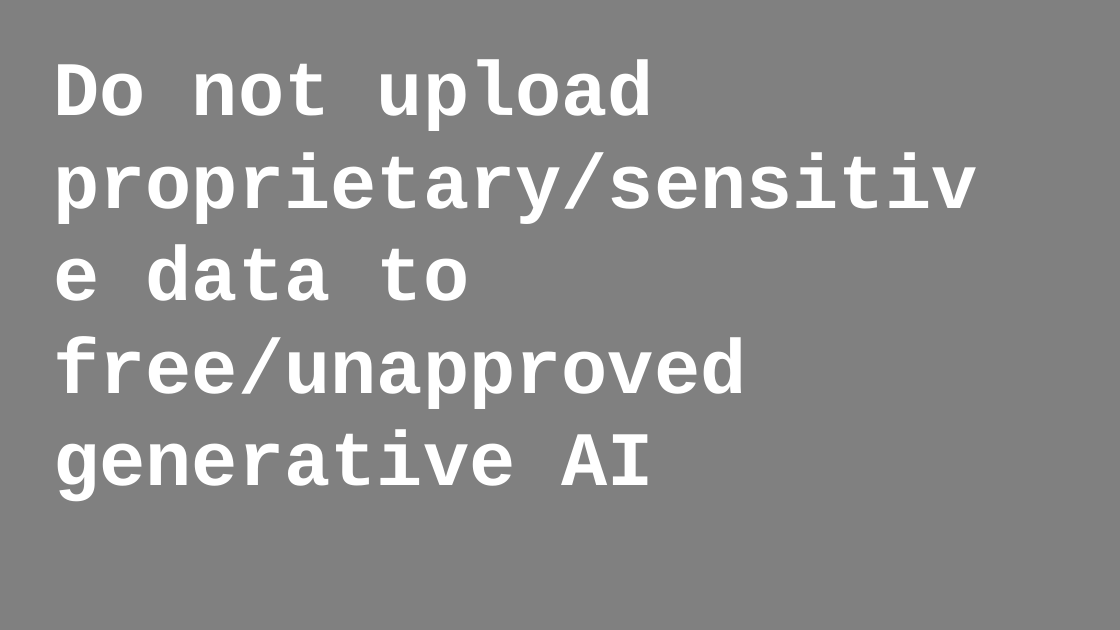
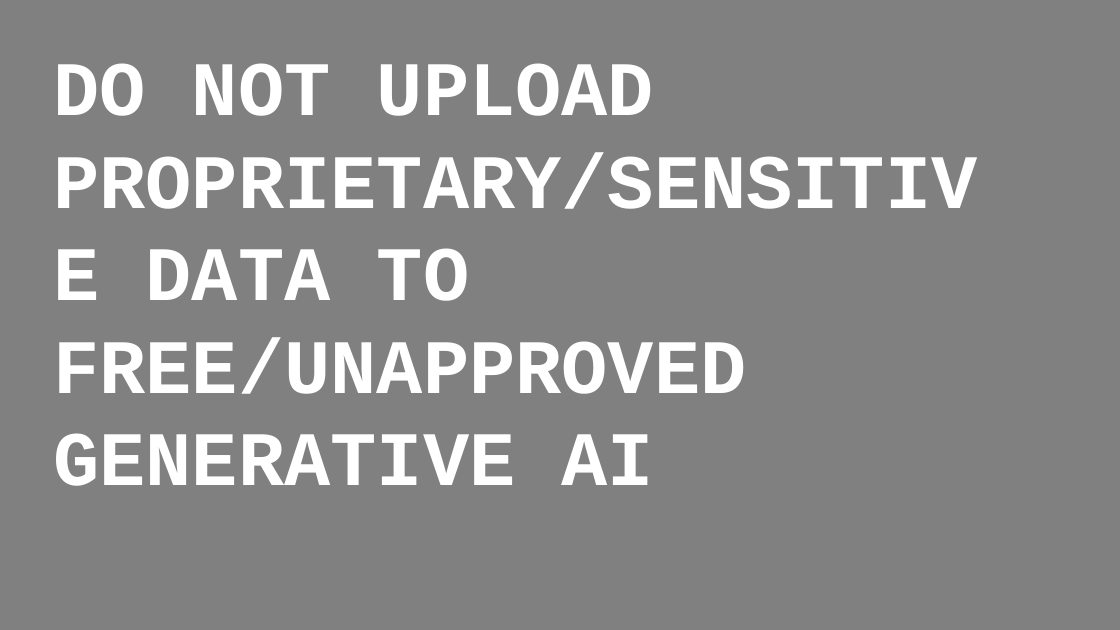
Before and after one commit to stringfestdata/gen-ai-for-excel-masterclass, a slide deck: slide 6 of gen-ai-for-excel-masterclass.pptx. Drawn at 1120x630 pixels with LibreOffice and Linux fonts; fonts in the diff are those of the drawing. Boxes give left, top, right and bottom in pixels: in the first picture for what was removed or moved away, otherwise in the second. Text is boxed around its words. In the diff, an @@ line names an element or a change of style, - is before the commit and + after.

```diff
--- a/gen-ai-for-excel-masterclass.pptx
+++ b/gen-ai-for-excel-masterclass.pptx
@@ text at bbox=[53, 63, 977, 486]: text changed @@
-Do not upload proprietary/sensitive data to free/unapproved generative AI
+DO NOT UPLOAD PROPRIETARY/SENSITIVE DATA TO FREE/UNAPPROVED GENERATIVE AI
```
Also in this commit, not shown: 7 other slides changed, 2 slides added, 1 slide removed, 10 other files.
